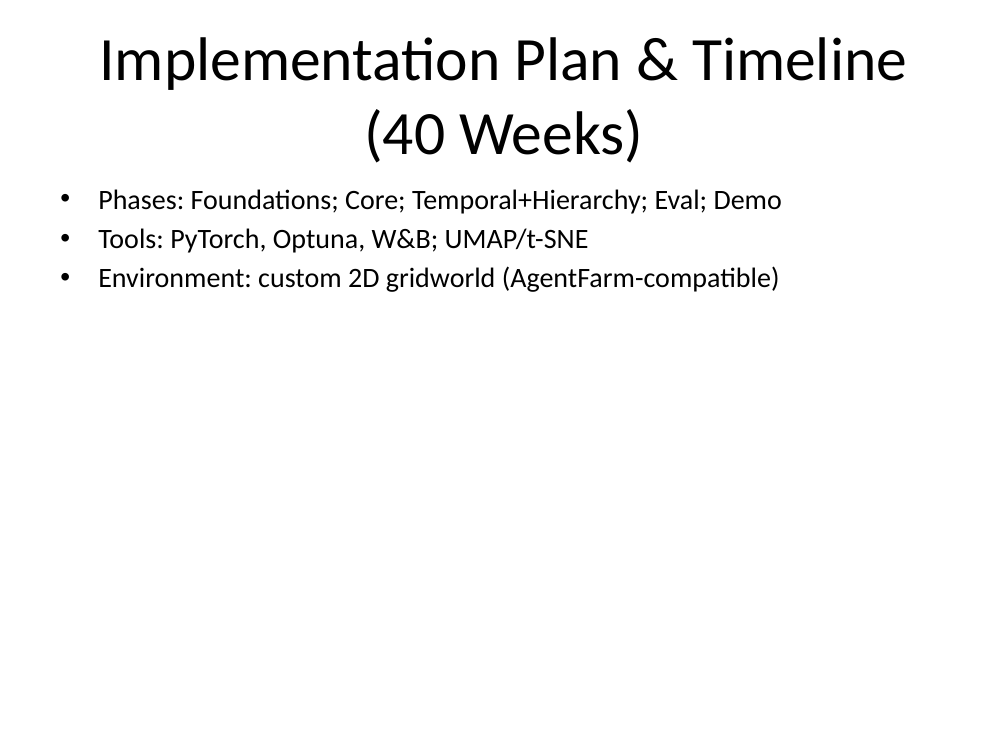
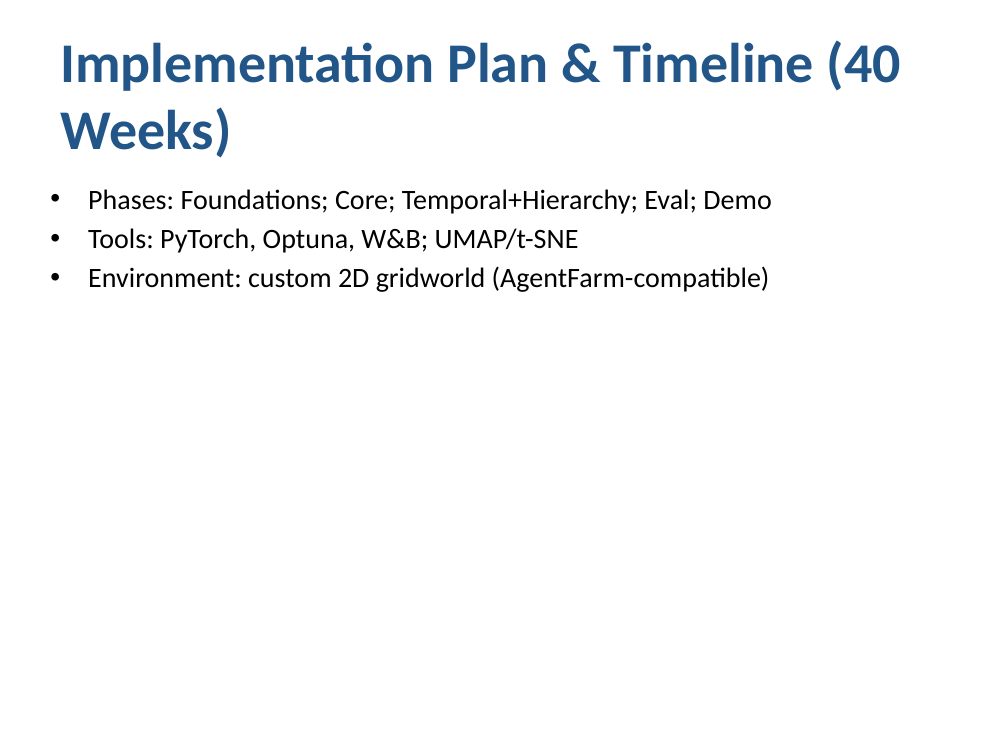
Before and after one commit to csmangum/latent_experience_modeling, a slide deck: slide 10 of CIMC_Proposal_Presentation.pptx. Drawn at 1008x756 pixels with LibreOffice and Linux fonts; fonts in the diff are those of the drawing. Boxes give left, top, right and bottom in pixels: in the first picture for what was removed or moved away, otherwise in the second. Text is boxed around its words. In the diff, an @@ line names an element or a change of style, - is before the commit and + after.

```diff
--- a/CIMC_Proposal_Presentation.pptx
+++ b/CIMC_Proposal_Presentation.pptx
@@ title "Implementation Plan & Timeline (40 ..." at box(60, 40, 901, 158): size 44 to 40 pt, text colour #000000 to #225588, bold on; alignment centre to left @@
@@ text "Phases: Foundations; Core; Temporal+Hierarchy; Eval; ...": place and size @@
-text "Phases: Foundations; Core; Temporal+Hierarchy; Eval; ..." at box(98, 189, 782, 292)
+text "Phases: Foundations; Core; Temporal+Hierarchy; Eval; ..." at box(88, 189, 771, 292)
```
Also in this commit, not shown: 14 other slides changed, 2 other files.
